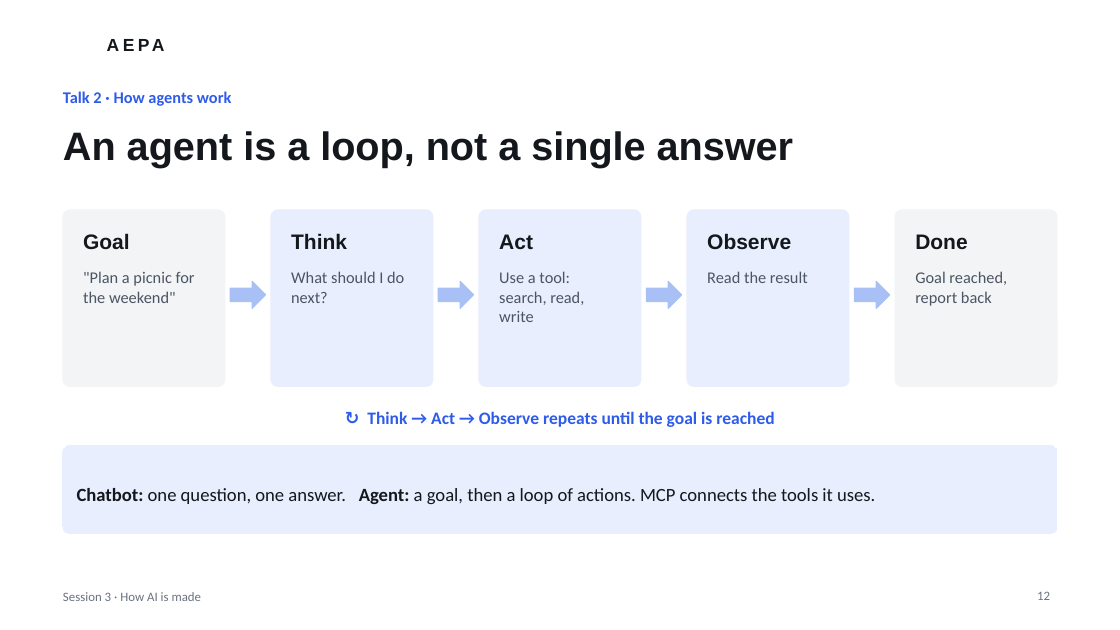
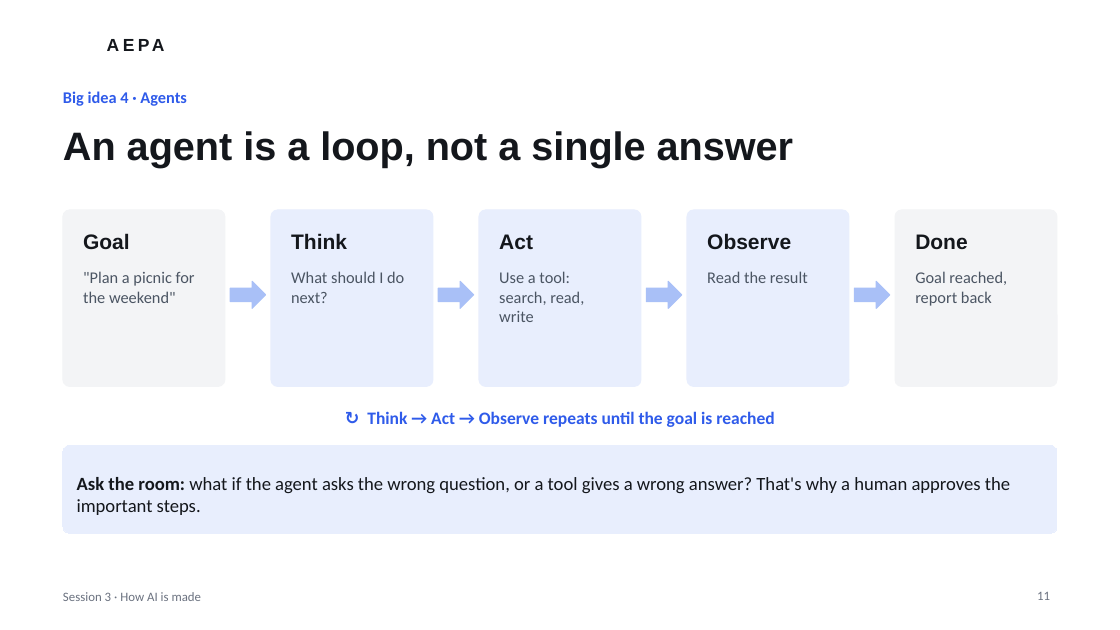
Before and after one commit to JTSG-cons/aepa-sessions, a slide deck: slide 11 of session-3/AEPA-Session-3.pptx (slide 12 before the commit). Drawn at 1120x630 pixels with LibreOffice and Linux fonts; fonts in the diff are those of the drawing; background and template pictures are left out. Boxes give left, top, right and bottom in pixels: in the first picture for what was removed or moved away, otherwise in the second. Text is boxed around its words. In the diff, an @@ line names an element or a change of style, - is before the commit and + after.

```diff
--- a/session-3/AEPA-Session-3.pptx
+++ b/session-3/AEPA-Session-3.pptx
@@ text at (63,91,187,106): text changed @@
-Talk 2 · How agents work
+Big idea 4 · Agents
@@ text in rounded rectangle at (77,477,1010,515): text changed @@
-Chatbot: one question, one answer. Agent: a goal, then a loop of actions. MCP connects the tools it uses.
+Ask the room: what if the agent asks the wrong question, or a tool gives a wrong answer? That's why a human approves the important steps.
@@ page number at (1037,592,1050,600): text changed @@
-12
+11
```
Also in this commit, not shown: 11 other slides changed, 4 slides added, 5 slides removed, 2 other files.
